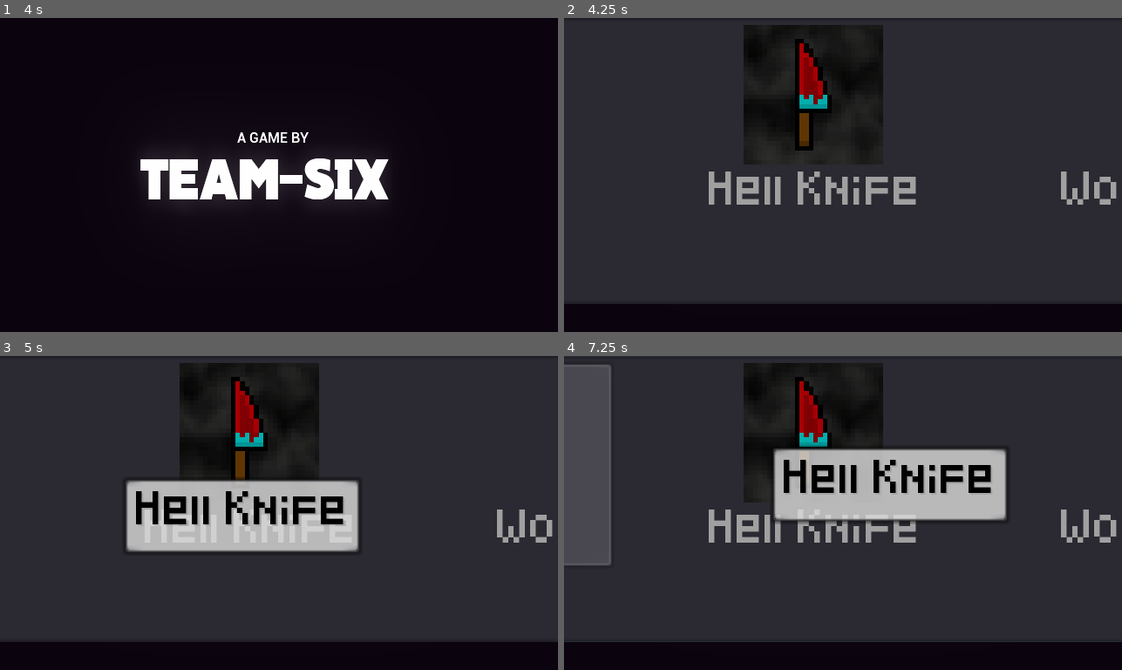
Above: before the commit, frames 1-4 (two rows, left to right).
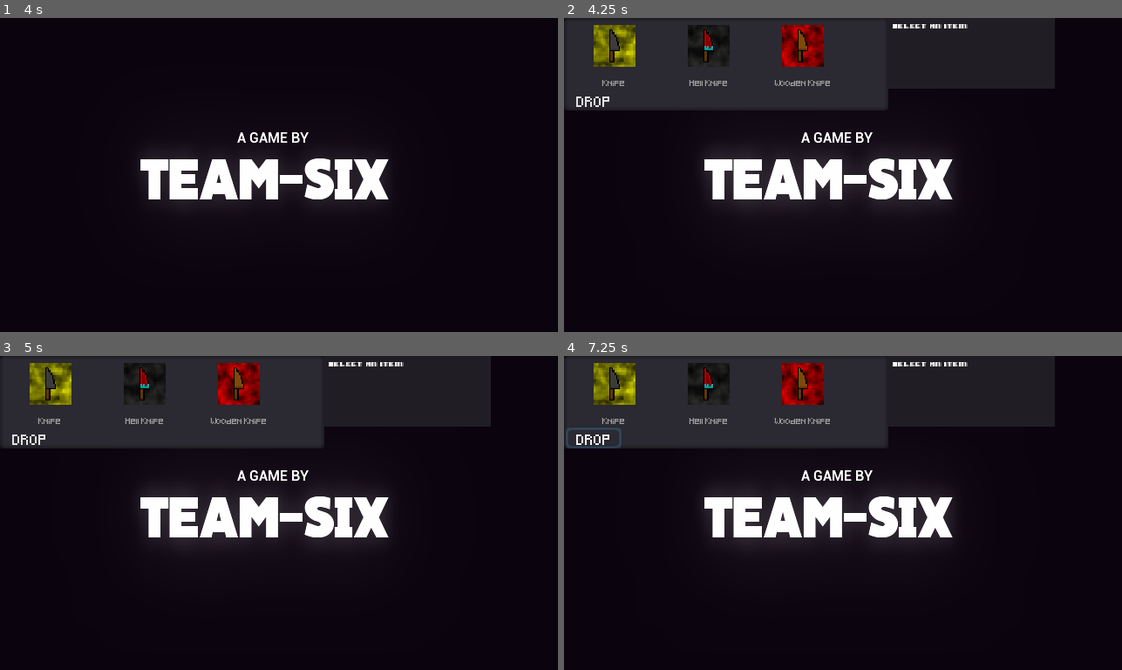
Above: after the commit, the same moments.

Repository: YaManTarzan/Roguelike
Game: Godot game, scene res://scenes/Intro.tscn
Two runs of this game, one before a commit and one after it. Both use one fixed random seed, a clock stepped at 60 frames per second and the inputs below.
Inputs (mouse positions are in pixels of both pictures, inside the frame that each line leads up to):
- Up to frame 1 (4 s): tap Enter at 0.5, 2 s; move the mouse to (401, 159) at 0.52 s; hold D (right) 0.53-2.03 s; tap W (up) at 0.77, 1.52, 3.02, 3.77 s; tap Space at 1.25, 2.75 s; move the mouse to (167, 190) at 1.27 s; move the mouse to (334, 105) at 2.02 s; hold A (left) 2.03-2.78 s; move the mouse to (251, 237) at 2.77 s; hold D (right) from 2.78 s (still down); move the mouse to (446, 222) at 3.52 s
- Up to frame 2 (4.25 s): keep holding D (right); tap Q (inventory) at 4.15 s
- Up to frame 3 (5 s): move the mouse to (111, 465) at 4.27 s; release D (right) at 4.28 s; hold A (left) from 4.28 s (still down); tap W (up) at 4.52 s
- Up to frame 4 (7.25 s): move the mouse to (870, 513) at 5.02 s; release A (left) at 5.03 s; hold D (right) 5.03-5.75 s; click (591, 437) at 5.75 s, where only the run after the commit has a clickable "DROP"; tap Enter at 6.5 s; move the mouse to (759, 434) at 6.52 s; hold A (left) from 6.53 s (still down); tap W (up) at 6.77 s

Frame 1 is identical in both runs. In frame 2, 67% of the frame differs, in the area x 0-100%, y 0-92%; in frame 3, 71%; in frame 4, 71%.

Commit message:
Made inventory not huge
DON'T HURT ME PLEASE

Diff:
--- a/scenes/inventory.tscn
+++ b/scenes/inventory.tscn
@@ -5,23 +5,23 @@
 [ext_resource path="res://assets/8-BIT WONDER.TTF" type="DynamicFontData" id=3]
 
 [sub_resource type="DynamicFont" id=4]
-size = 12
-extra_spacing_bottom = 9
+size = 2
 font_data = ExtResource( 3 )
 
 [sub_resource type="Theme" id=5]
 default_font = SubResource( 4 )
 
 [sub_resource type="DynamicFont" id=3]
-extra_spacing_top = -16
+size = 3
 font_data = ExtResource( 1 )
 
 [sub_resource type="Theme" id=2]
 default_font = SubResource( 3 )
 
 [sub_resource type="DynamicFont" id=1]
-extra_spacing_top = -22
-extra_spacing_bottom = -18
+size = 5
+extra_spacing_top = -8
+extra_spacing_bottom = -8
 font_data = ExtResource( 1 )
 
 [node name="Control" type="Control"]
@@ -33,41 +33,42 @@
 [node name="CanvasLayer" type="CanvasLayer" parent="."]
 
 [node name="ColorRect" type="ColorRect" parent="CanvasLayer"]
-margin_left = 972.0
+margin_left = 185.0
 margin_top = -1.0
-margin_right = 1048.0
-margin_bottom = 41.0
+margin_right = 214.0
+margin_bottom = 11.0
 rect_scale = Vector2( 3.31982, 3.44521 )
 color = Color( 0.129412, 0.121569, 0.145098, 1 )
 
 [node name="RichTextLabel" type="RichTextLabel" parent="CanvasLayer/ColorRect"]
-margin_left = 5.0
-margin_top = 1.0
-margin_right = 147.0
-margin_bottom = 83.0
+margin_left = 0.60244
+margin_top = 0.580516
+margin_right = 55.6024
+margin_bottom = 23.5805
 rect_scale = Vector2( 0.5, 0.5 )
 theme = SubResource( 5 )
 text = "Select an item"
 scroll_active = false
 
 [node name="ItemList" type="ItemList" parent="CanvasLayer"]
-anchor_left = 0.5
-anchor_right = 0.5
-margin_left = -362.0
-margin_right = 347.0
-margin_bottom = 164.0
+anchor_top = 0.5
+anchor_bottom = 0.5
+margin_top = -90.0
+margin_right = 186.0
+margin_bottom = -37.0
 theme = SubResource( 2 )
 max_columns = 3
 same_column_width = true
-fixed_column_width = 225
+fixed_column_width = 50
 icon_mode = 0
+icon_scale = 0.3
 fixed_icon_size = Vector2( 80, 80 )
 
 [node name="Button" type="Button" parent="CanvasLayer"]
-margin_left = 281.0
-margin_top = 125.0
-margin_right = 463.0
-margin_bottom = 163.0
+margin_left = 1.0
+margin_top = 41.0
+margin_right = 33.0
+margin_bottom = 53.0
 custom_fonts/font = SubResource( 1 )
 text = "DROP"
 flat = true
